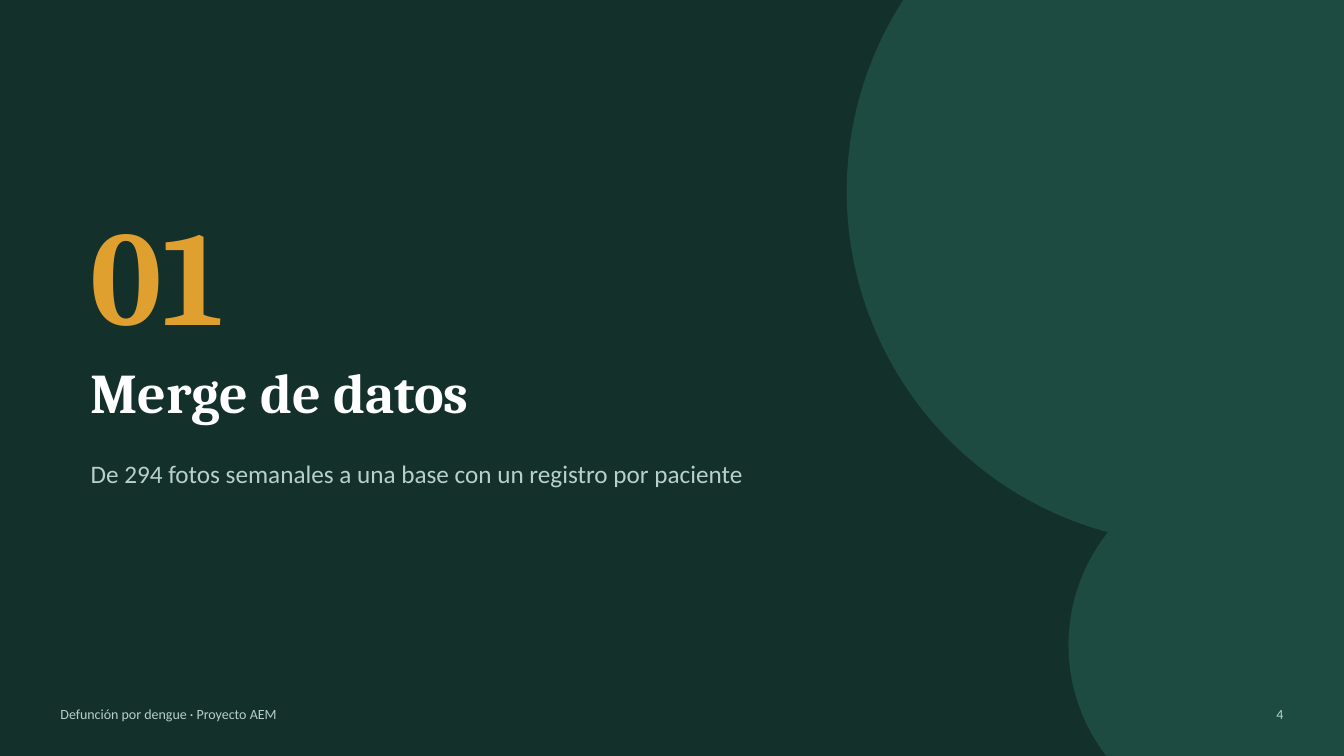
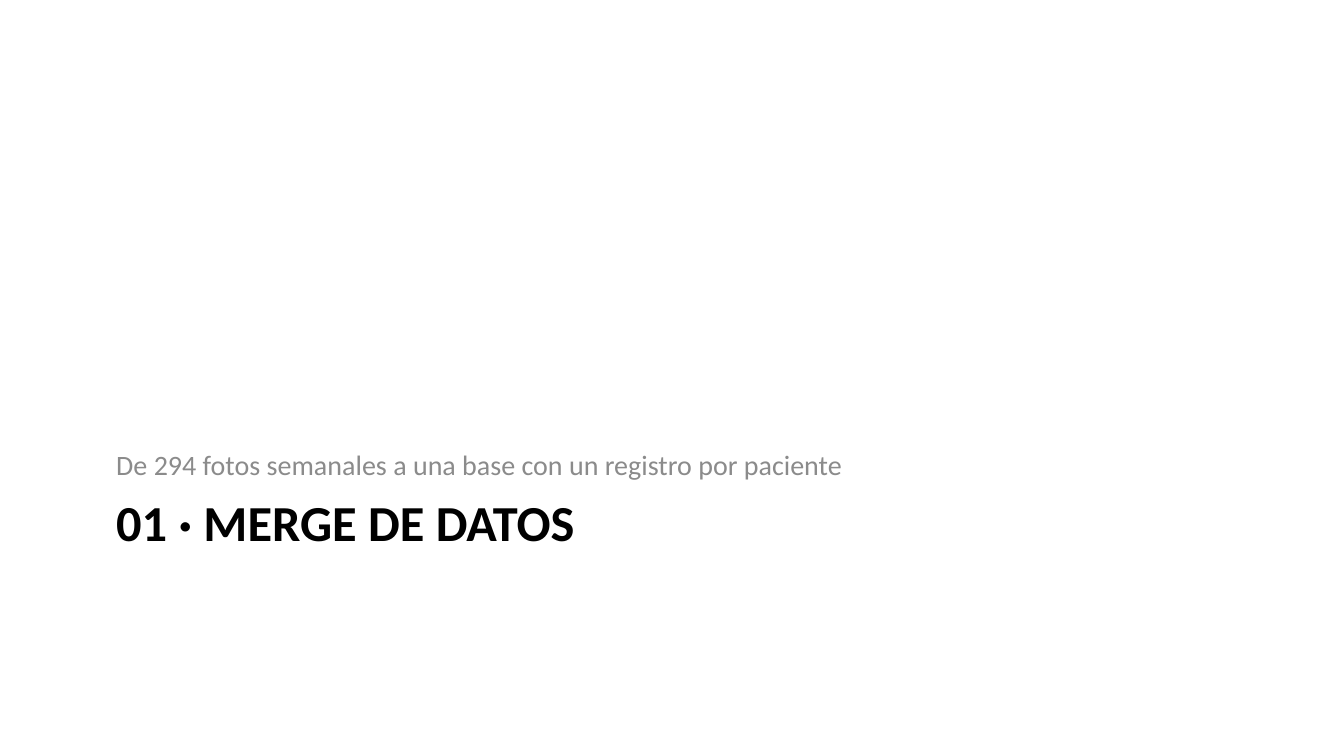
Before and after one commit to lbeltran-dev/Modelo-de-Regresion-Logistica-Para-Defuncion-Por-Dengue, a slide deck: slide 4 of presentacion/Presentacion_Dengue.pptx. Drawn at 1344x756 pixels with LibreOffice and Linux fonts; fonts in the diff are those of the drawing. Boxes give left, top, right and bottom in pixels: in the first picture for what was removed or moved away, otherwise in the second. Text is boxed around its words. In the diff, an @@ line names an element or a change of style, - is before the commit and + after.

```diff
--- a/presentacion/Presentacion_Dengue.pptx
+++ b/presentacion/Presentacion_Dengue.pptx
@@ background #13302B to #FFFFFF @@
@@ ellipse removed at box(847, 0, 1344, 544) @@
@@ text removed at box(91, 234, 224, 326) @@
-01
@@ text "De 294 fotos semanales a ...": place and size @@
-text "De 294 fotos semanales a ..." at box(91, 465, 742, 488)
+text "De 294 fotos semanales a ..." at box(116, 455, 842, 480)
@@ text "De 294 fotos semanales a ..." at box(116, 455, 842, 480): size 18 to 20 pt, text colour #B9CFC9 to #8C8C8C; vertical alignment top to bottom @@
@@ ellipse removed at box(1069, 464, 1344, 756) @@
@@ title at box(116, 508, 575, 542): text changed; size 40 to 36 pt; font Cambria to Calibri; text colour #FFFFFF to #000000 @@
-Merge de datos
+01 · MERGE DE DATOS
@@ text removed at box(60, 709, 277, 722) @@
-Defunción por dengue · Proyecto AEM
@@ text removed at box(1276, 710, 1283, 719) @@
-4
```
Also in this commit, not shown: 16 other slides changed, 27 slides added, 1 slide removed, 1 other file.
